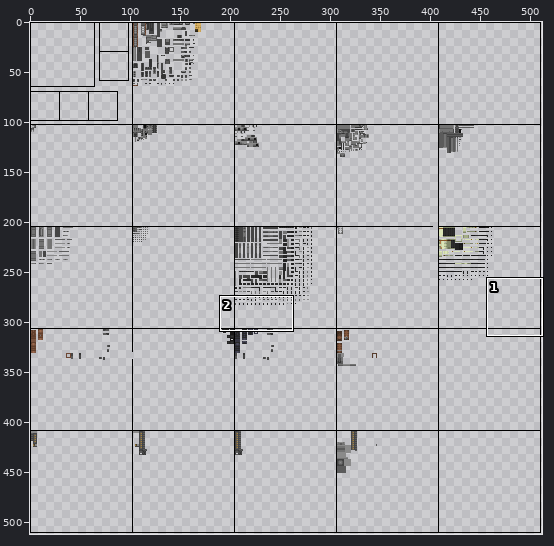
Sprite sheet: src/main/resources/assets/nukacraft/textures/guns/pistol10mm/pistol10mm.png. Above, an overview of the earlier version with the close-up marked.
Close-up. As it was:
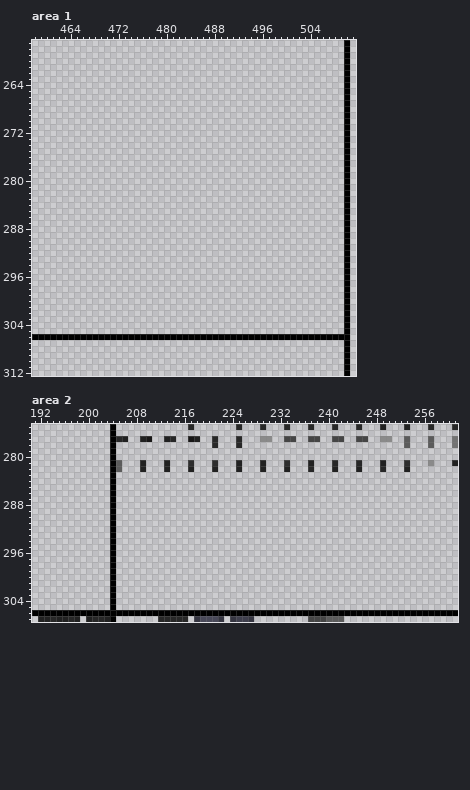
The file is 512x512 pixels. Colours within 5 levels of each other are drawn and written as one. Shown: area 1: x 458..511, y 257..312; area 2: x 191..261, y 275..307. The commit also changed other parts of the picture, which this record leaves out.
The result:
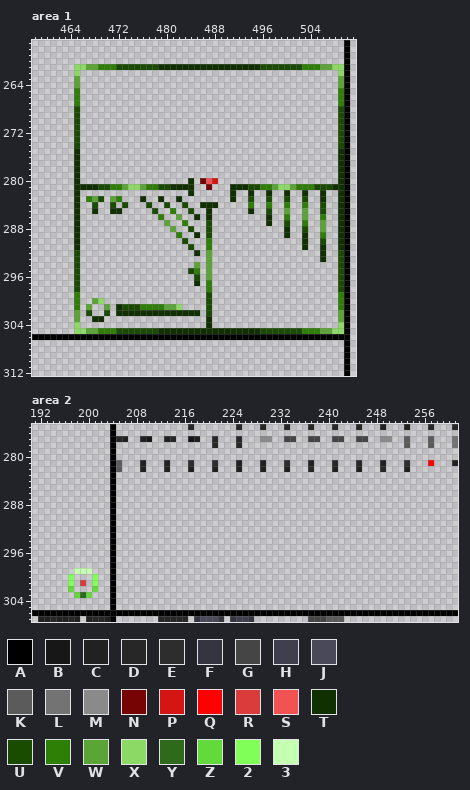
Palette (. is transparent): A #000000  B #181717  C #212121  D #272727  E #2d2d2d  F #353541  G #454545  H #3f3f4d  J #494959  K #5b5b5b  L #737373  M #8a8a8a  N #770404  P #d51414  Q #ff0000  R #da3c3c  S #f15353  T #113002  U #194b01  V #2e7f06  W #5ba536  X #8cd966  Y #2e691c  Z #62da3c  2 #81ff59  3 #c5ffb2
From old to new:
Changed rows in their new state; - is an unchanged pixel.
Area 1:
first column x 465:
261 XXWWVVVUUUUUUUTTTTTTTTTTTTTTTTTUUUUUUUVVVWWXX
262 X-------------------------------------------X
263 W-------------------------------------------W
264 W-------------------------------------------W
265 V-------------------------------------------V
266 V-------------------------------------------V
267 V-------------------------------------------V
268 U-------------------------------------------U
269 U-------------------------------------------U
270 U-------------------------------------------U
271 U-------------------------------------------U
272 U-------------------------------------------U
273 U-------------------------------------------U
274 U-------------------------------------------U
275 T-------------------------------------------T
276 T-------------------------------------------T
277 T-------------------------------------------T
278 T-------------------------------------------T
279 T-------------------------------------------T
280 T------------------T-NSP--------------------T
281 TTTTUUVVWXXWVVUUTTTT--N---TTTUUVVWXXWVVVUUUTT
282 T------------------T------T--T--T--T--T--T--T
283 T-VWU-WV---T--T--T--------T--U--U--U--U--T--T
284 T--U--U-U---U--U--U--TTT-----V--V--V--V--U--T
285 T--T--TT-----U--V--U--T------T--U--W--W--U--T
286 T-------------V--W--T-T---------T--V--W--V--T
287 T--------------W--V---U---------T--U--V--W--T
288 T---------------W--U--U------------T--U--W--T
289 T----------------V--T-U------------T--T--V--T
290 T-----------------U---V---------------T--U--T
291 T------------------U--V---------------T--T--T
292 U-------------------T-W------------------T--U
293 U---------------------W------------------T--U
294 U-------------------W-W---------------------U
295 U------------------UV-W---------------------U
296 U-------------------U-W---------------------U
297 U-------------------T-V---------------------U
298 U---------------------V---------------------U
299 V---------------------U---------------------V
300 V--WX-----------------U---------------------V
301 V-W--W-TUUUVVVVWWX----U---------------------V
302 W-U--U-TTTTTTTTTTTTTT-U---------------------W
303 W--TT-----------------T---------------------W
304 X---------------------T---------------------X
305 XXWWVVVUUUUUUUTTTTTTTTTTTTTTTTTUUUUUUUVVVWWXX
Area 2:
first column x 257:
281 Q
first column x 197:
299 -333-
300 2---2
301 2-R-2
302 Z---Z
303 -ZYZ-
